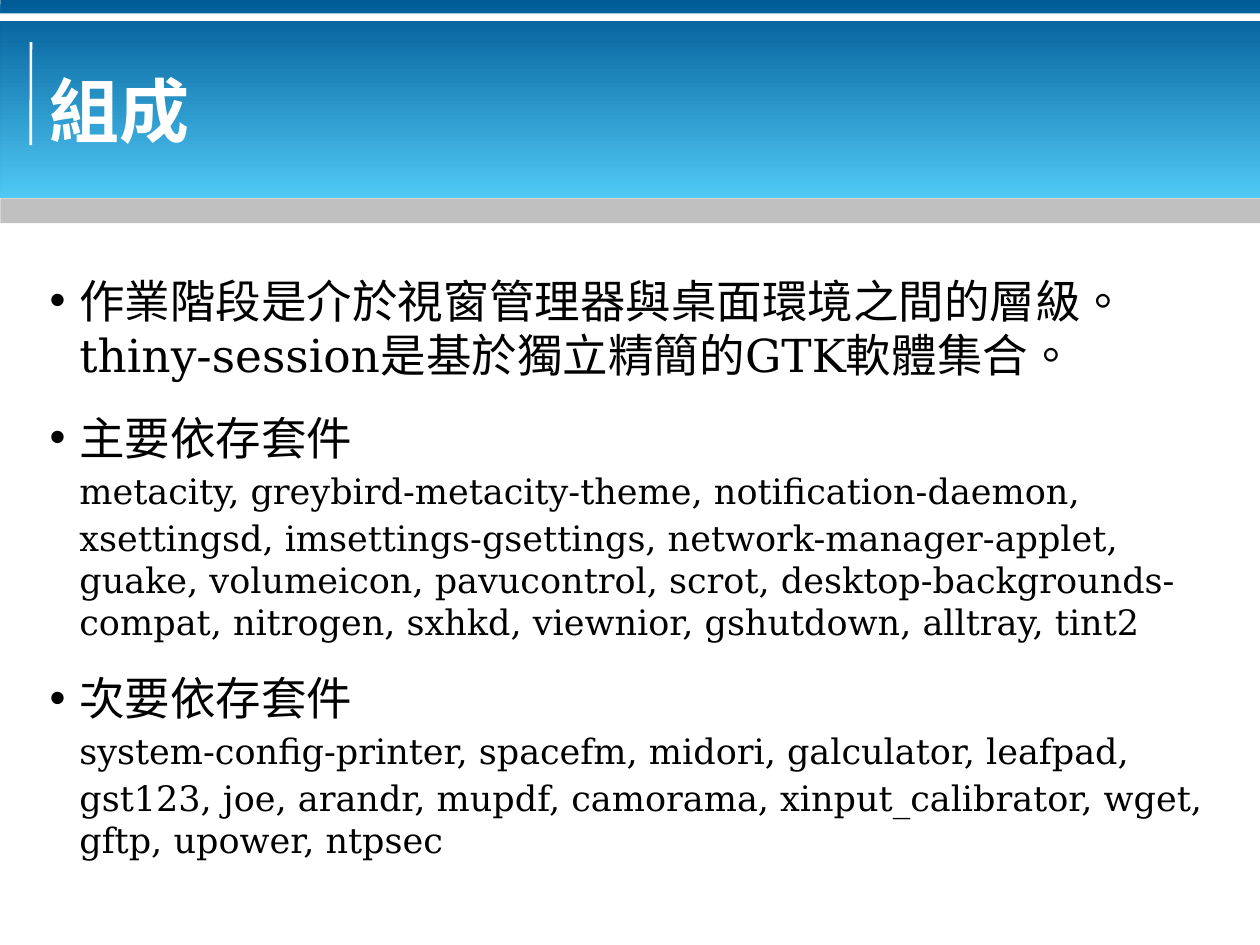
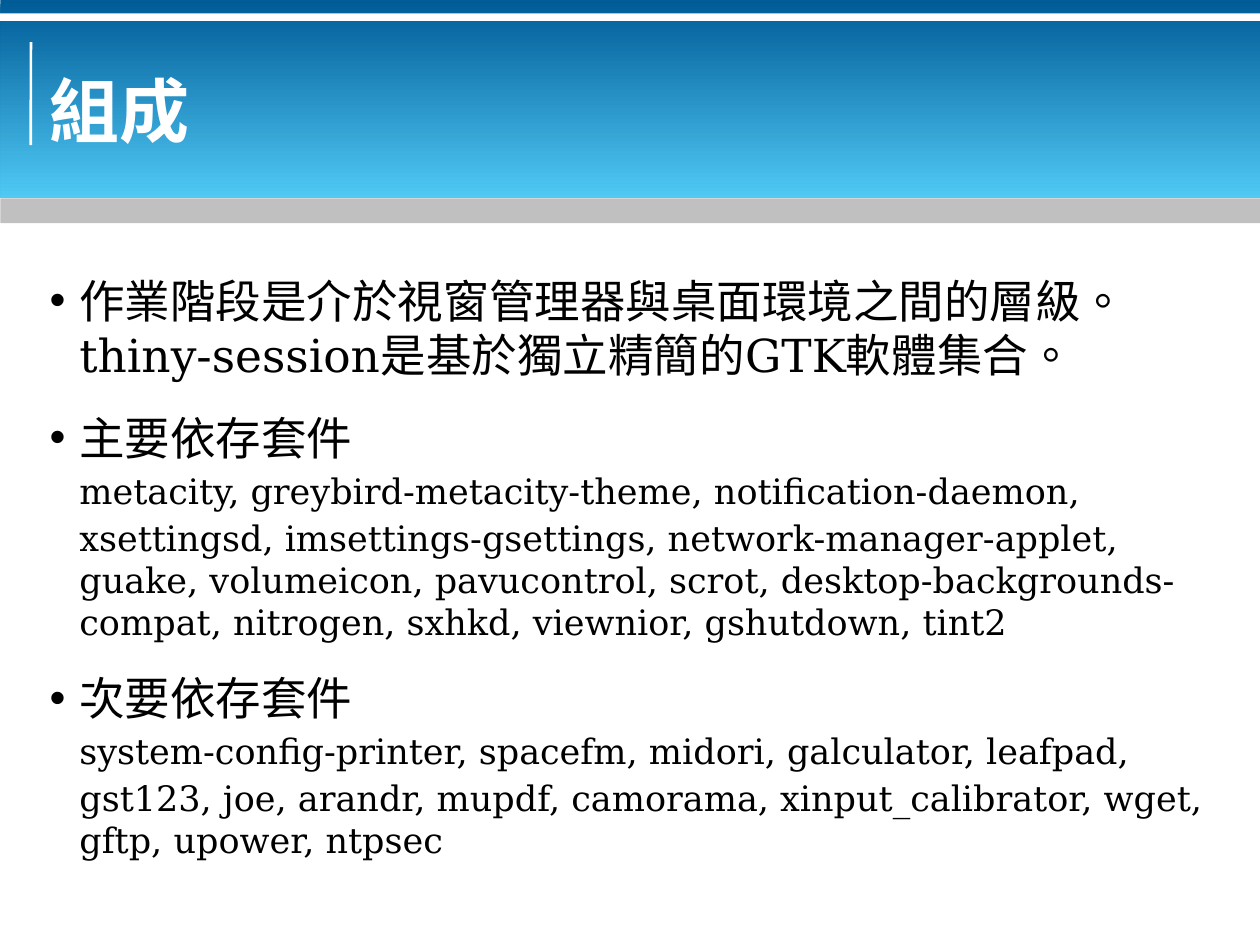
Before and after one commit to bluebat/.presentations, a slide deck: slide 3 of a-thin-and-tiny-session-for-x-window.odp. Drawn at 1260x945 pixels with LibreOffice and Linux fonts; fonts in the diff are those of the drawing; background and template pictures are left out. Boxes give left, top, right and bottom in pixels: in the first picture for what was removed or moved away, otherwise in the second. Text is boxed around its words. In the diff, an @@ line names an element or a change of style, - is before the commit and + after.

Commit message:
updates

```diff
--- a/a-thin-and-tiny-session-for-x-window.odp
+++ b/a-thin-and-tiny-session-for-x-window.odp
@@ text at <box>79,524,1175,643</box>: text changed @@
-xsettingsd, imsettings-gsettings, network-manager-applet, guake, volumeicon, pavucontrol, scrot, desktop-backgrounds-compat, nitrogen, sxhkd, viewnior, gshutdown, alltray, tint2
+xsettingsd, imsettings-gsettings, network-manager-applet, guake, volumeicon, pavucontrol, scrot, desktop-backgrounds-compat, nitrogen, sxhkd, viewnior, gshutdown, tint2
```
Also in this commit, not shown: 1 other slide changed.
